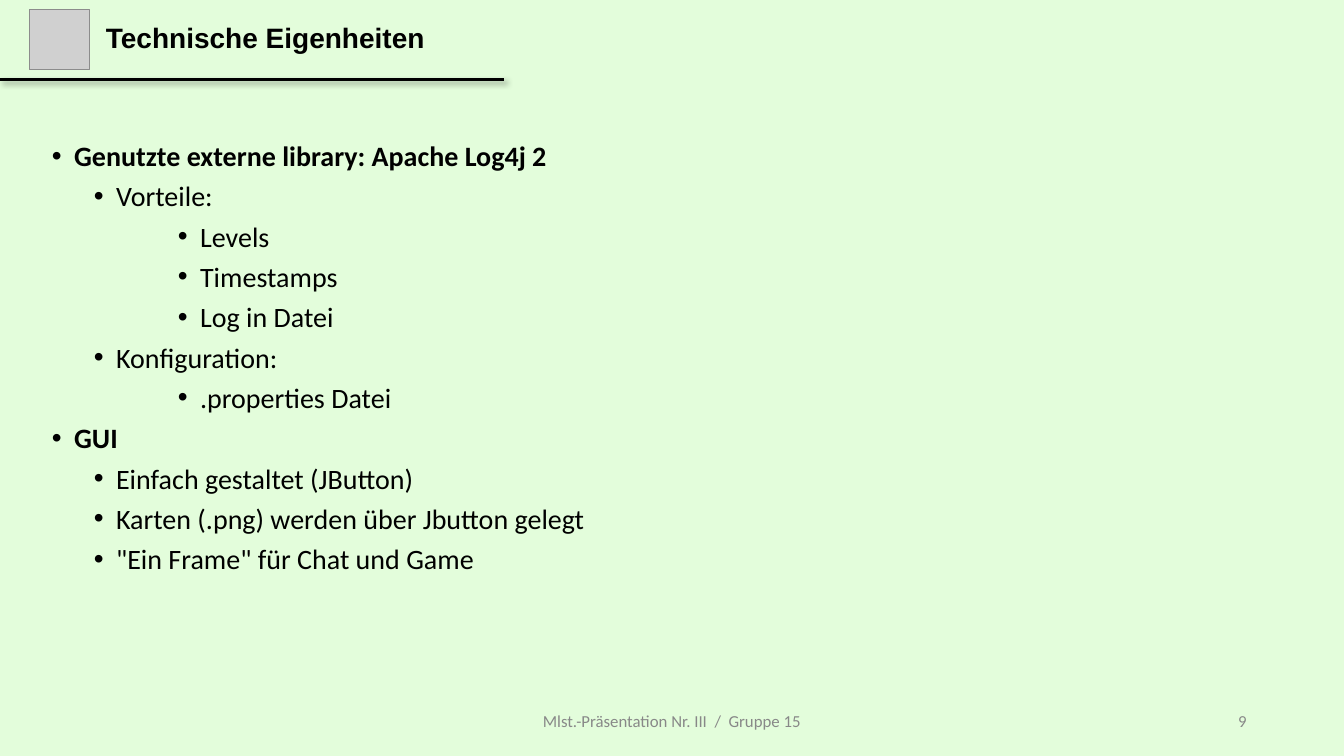
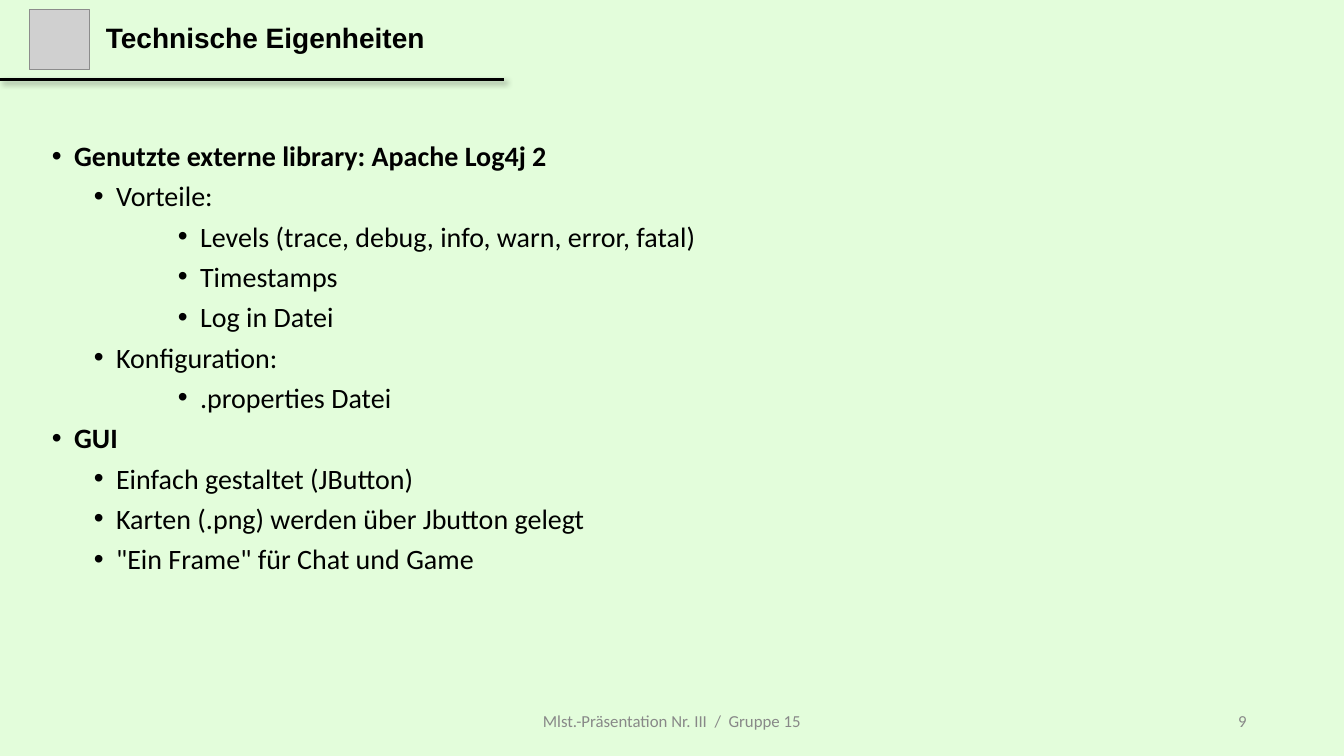
Before and after one commit to gjoyet/skipBo, a slide deck: slide 9 of 00_General/Presentation/MS 3/Presentation_Milestone_iii_Master.pptx. Drawn at 1344x756 pixels with LibreOffice and Linux fonts; fonts in the diff are those of the drawing; grey boxes stand for pictures. Boxes give left, top, right and bottom in pixels: in the first picture for what was removed or moved away, otherwise in the second. Text is boxed around its words. In the diff, an @@ line names an element or a change of style, - is before the commit and + after.

Commit message:
Added logger levels to presentation.

```diff
--- a/00_General/Presentation/MS 3/Presentation_Milestone_iii_Master.pptx
+++ b/00_General/Presentation/MS 3/Presentation_Milestone_iii_Master.pptx
@@ text at [200,226,695,252]: text changed @@
-      • Levels
+      • Levels (trace, debug, info, warn, error, fatal)
```
Also in this commit, not shown: 4 other slides changed.
